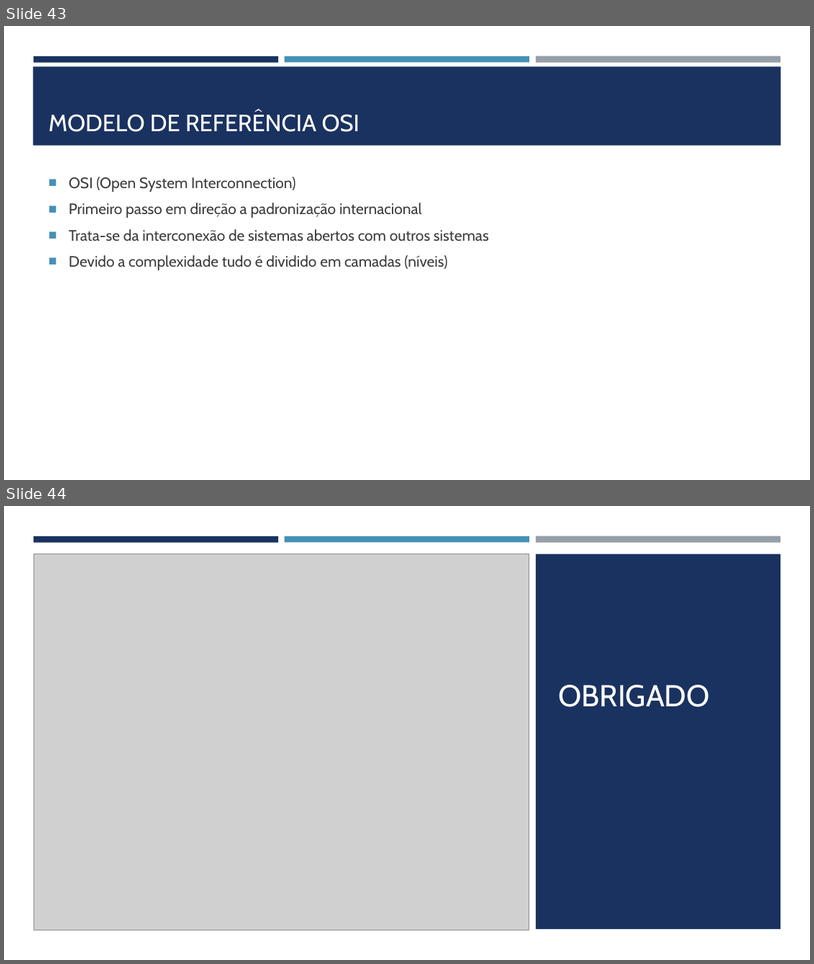
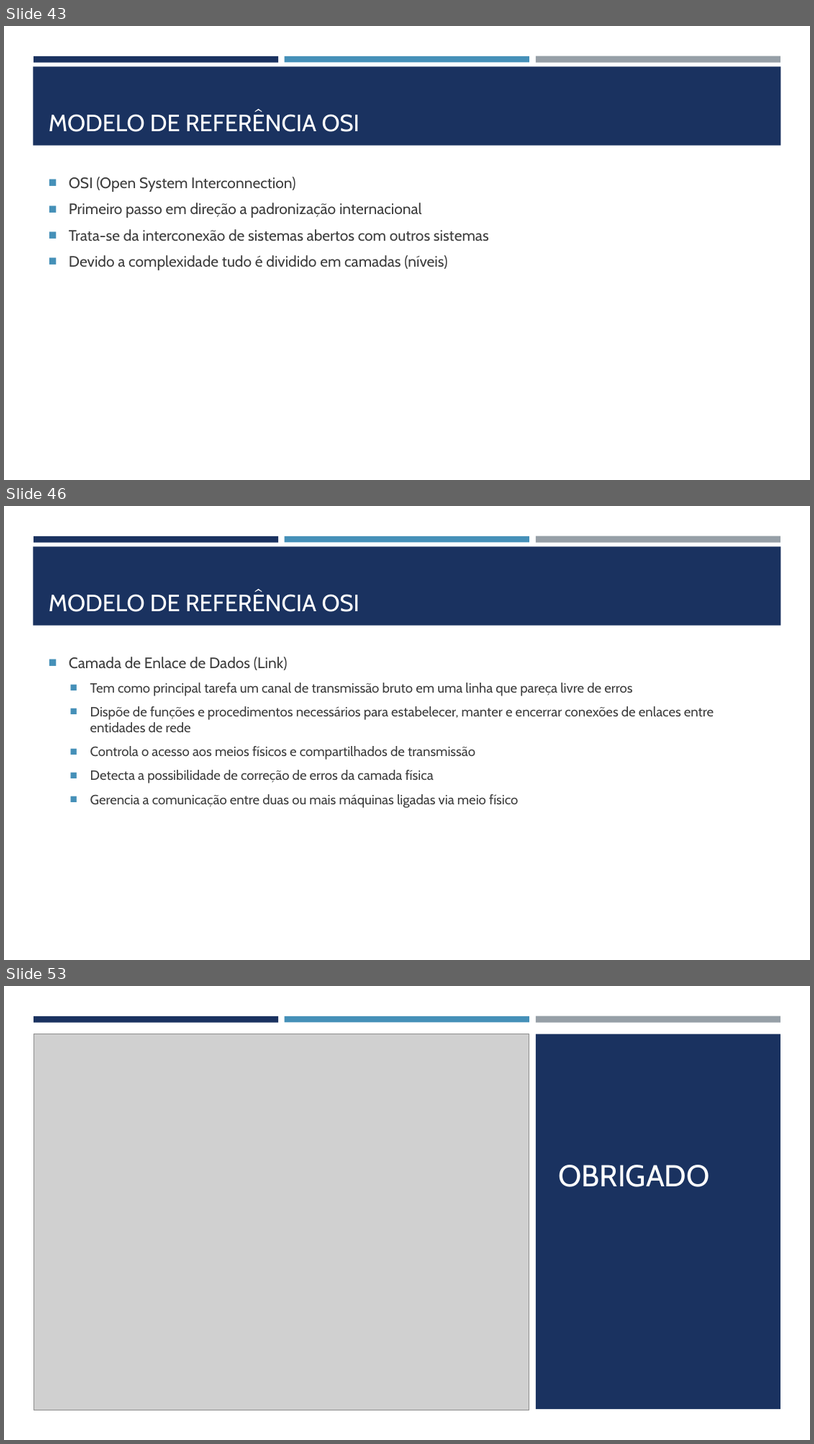
Before and after one commit to joelteixeiradacunha/aulas_php_mysql, a slide deck: Redes/REDES DE COMPUTADORES.pptx. Shown one above the other, each under a label of ours: slides 43 and 44 before the commit, slides 43, 46 and 53 after it; the slides between them are not shown. The pictures are 814x964 and 814x1444 pixels, drawn with LibreOffice and Linux fonts; fonts in the diff are those of the drawing; grey boxes stand for pictures. Boxes give left, top, right and bottom in pixels: in the first picture for what was removed or moved away, otherwise in the second. Text is boxed around its words. In the diff, an @@ line names an element or a change of style, - is before the commit and + after.

```diff
--- a/Redes/REDES DE COMPUTADORES.pptx
+++ b/Redes/REDES DE COMPUTADORES.pptx
@@ slide 46 added at (4,506,810,960), background #FFFFFF; not listed: 4 template elements that a slide beside it also shows @@
@@ title added at (49,594,360,612), 28 pt, text #FFFFFF @@
+MODELO DE REFERÊNCIA OSI
@@ text added at (69,656,714,808), 16 pt, text #3D3D3D @@
+■ Camada de Enlace de Dados (Link)
+  ■ Tem como principal tarefa um canal de transmissão bruto em uma linha que pareça livre de erros
+  ■ Dispõe de funções e procedimentos necessários para estabelecer, manter e encerrar conexões de enlaces entre entidades de rede
+  ■ Controla o acesso aos meios físicos e compartilhados de transmissão
+  ■ Detecta a possibilidade de correção de erros da camada física
+  ■ Gerencia a comunicação entre duas ou mais máquinas ligadas via meio físico
@@ what was slide 44 is now slide 53 @@
```
Also in this commit, not shown: 8 other slides added, 2 other files.
